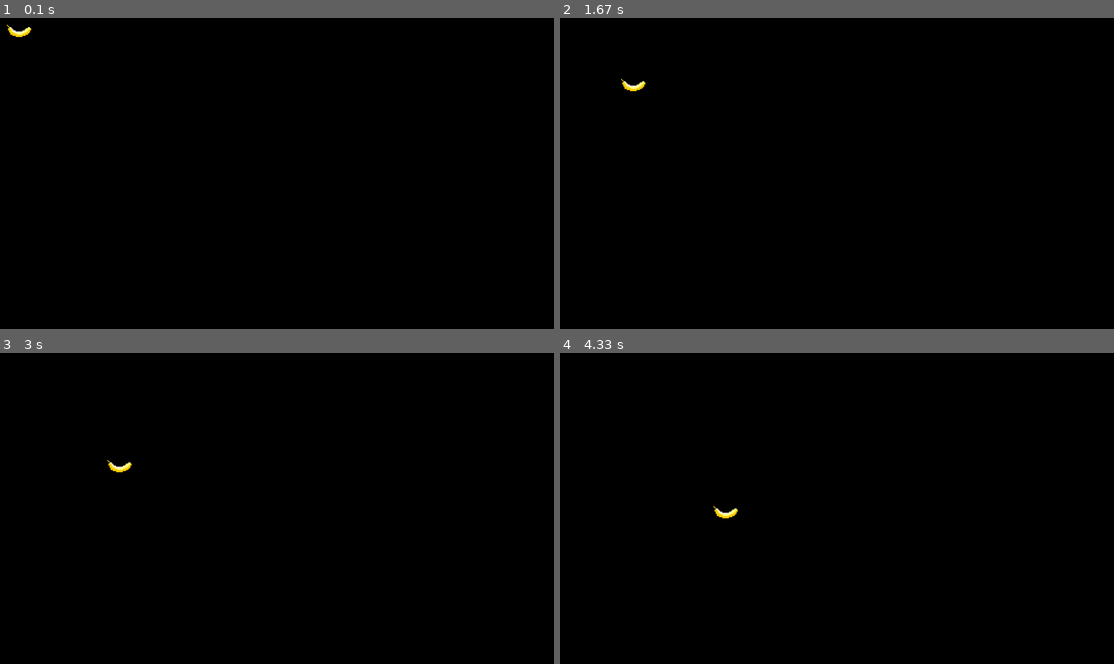
Above: before the commit, frames 1-4 (two rows, left to right).
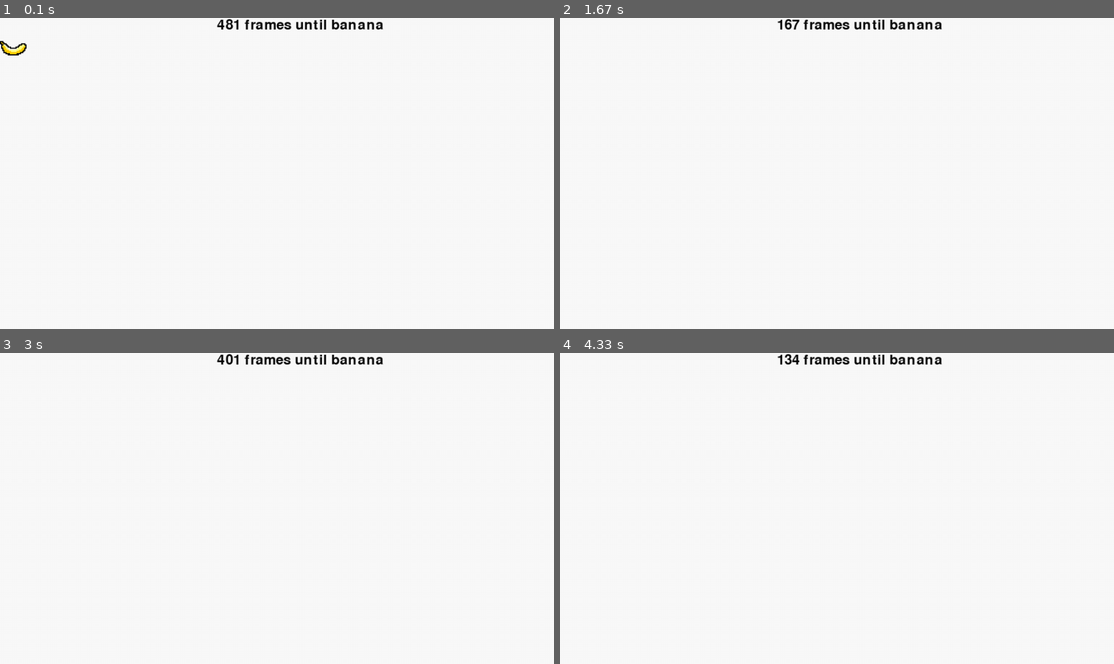
Above: after the commit, the same moments.

Repository: MikeCroall/MyPyGame
Game: pygame game, started from src/main.py
The game is run twice, just before and just after one commit, with the same random seed, the same clock (stepped at 60 frames per second) and the same inputs.
Inputs:
- Up to frame 1 (0.1 s): no input
- Up to frame 2 (1.67 s): no input
- Up to frame 3 (3 s): no input
- Up to frame 4 (4.33 s): no input

The runs differ from the first frame. In frame 1, 100% of the frame differs, in the area x 0-100%, y 0-100%; in frame 2, 100%; in frame 3, 100%; in frame 4, 100%.

Commit message:
Spawning framework ready - multiple banana framework not in place yet

Diff:
--- a/src/main.py
+++ b/src/main.py
@@ -1,41 +1,65 @@
 def main():
-    import sys
+    import sys, time, random
     try:
         import pygame
     except ImportError as ex:
         print("Please install pygame - it is a required module!")
         return
     print("Excellent - pygame is installed and imported!")
+    pygame.init()
 
-    pygame.init()
     size = width, height = 960, 540
-    black = 0, 0, 0
     screen = pygame.display.set_mode(size)
+    pygame.display.set_caption('Banana dodge v2')
+    spawn_rate, frames_until_spawn = 500, 0
+
+    background = pygame.Surface(screen.get_size())
+    background = background.convert()
+    background.fill((250, 250, 250))
+
+    font = pygame.font.Font(None, 36)
+    text = font.render("Banana dodge v2", 1, (10, 10, 10))
+    textpos = text.get_rect()
+    textpos.centerx = background.get_rect().centerx
+    background.blit(text, textpos)
 
     banana = pygame.image.load("../img/banana.bmp")
     banana_rect = banana.get_rect()
-    banana_speed = [1, 1]
+    banana_speed = [random.choice([0.1, -0.1, 0.5, -0.5]), 2]
 
     while True:
+        frames_until_spawn -= 1
+        if frames_until_spawn <= 0:
+            # todo spawn_banana() and add to list (use banana class)
+            frames_until_spawn = spawn_rate
+            print("Banana spawn!")
+
         for event in pygame.event.get():
             if event.type == pygame.QUIT:
                 sys.exit()
             elif event.type == pygame.MOUSEBUTTONDOWN:
                 clicked_x, clicked_y = event.pos
                 if banana_rect.collidepoint(clicked_x, clicked_y):
-                    print("You have defeated the magical banana!")
+                    print("Banana down!")
 
         banana_rect = banana_rect.move(banana_speed)
         if banana_rect.left < 0 or banana_rect.right > width:
             banana_speed[0] *= -1
-        if banana_rect.top < 0 or banana_rect.bottom > height:
+        if banana_rect.top < 0:
             banana_speed[1] *= -1
+        elif banana_rect.top > height:
+            # todo despawn banana (remove from list)
+            pass
 
-        screen.fill(black)
+        text = font.render("{} frames until banana".format(frames_until_spawn), 1, (10, 10, 10))
+        background.fill((250, 250, 250))
+        background.blit(text, textpos)
+        screen.blit(background, (0, 0))
         screen.blit(banana, banana_rect)
         pygame.display.flip()
 
-        #todo sleep a bit
+        time.sleep(0.005)
 
-main()
-print("See you again soon!")
+if __name__ == "__main__":
+    main()
+    print("See you again soon!")
